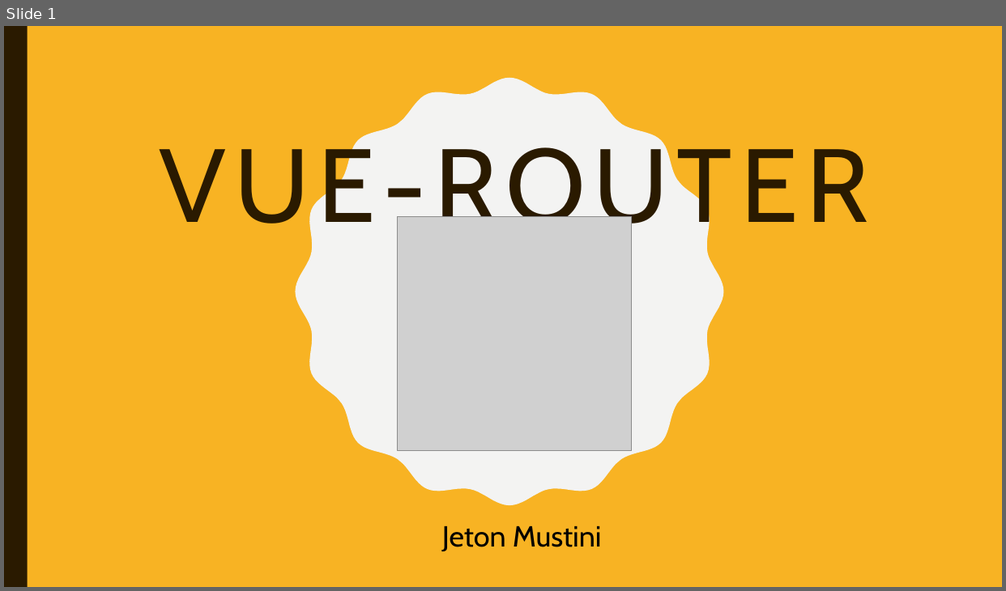
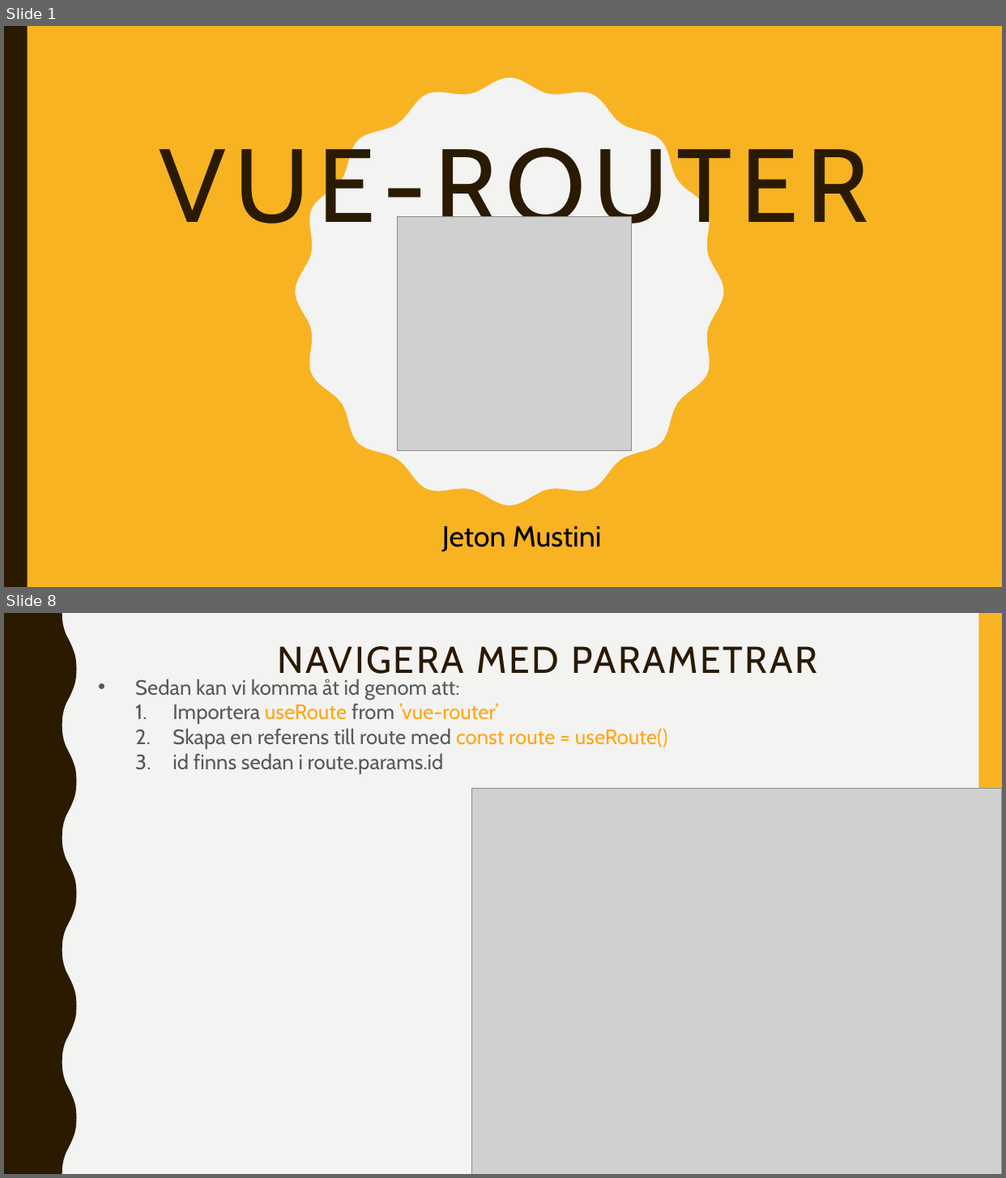
Before and after one commit to abbjetmus/programmering, a slide deck: Vue/Vue-Router.pptx. Shown one above the other, each under a label of ours: slide 1 before the commit, slides 1 and 8 after it; the slides between them are not shown. The pictures are 1006x591 and 1006x1178 pixels, drawn with LibreOffice and Linux fonts; fonts in the diff are those of the drawing; grey boxes stand for pictures. Boxes give left, top, right and bottom in pixels: in the first picture for what was removed or moved away, otherwise in the second. Text is boxed around its words. In the diff, an @@ line names an element or a change of style, - is before the commit and + after.

```diff
--- a/Vue/Vue-Router.pptx
+++ b/Vue/Vue-Router.pptx
@@ slide 8 added at [4, 613, 1002, 1174], background #F3F3F2 @@
@@ freeform shape added at [4, 613, 77, 1174], fill #2A1A00 @@
@@ rectangle added at [978, 613, 1002, 1174], fill #F8B323 @@
@@ title added at [277, 646, 817, 681], 36 pt, text #2A1A00 @@
+NAVIGERA MED PARAMETRAR
@@ text added at [135, 679, 668, 774], 20 pt, text #595959 @@
+• Sedan kan vi komma åt id genom att:
+  1. Importera useRoute from ’vue-router’
+  2. Skapa en referens till route med const route = useRoute()
+  3. id finns sedan i route.params.id
@@ picture added at [472, 788, 1002, 1174] @@
```
Also in this commit, not shown: 3 slides changed, 3 other slides added, 4 slides removed.
